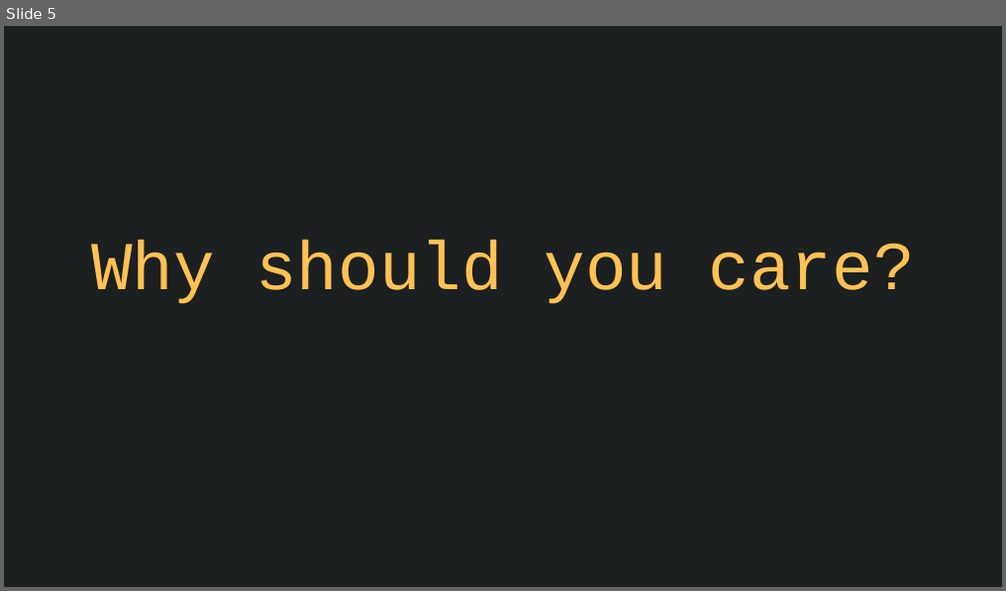
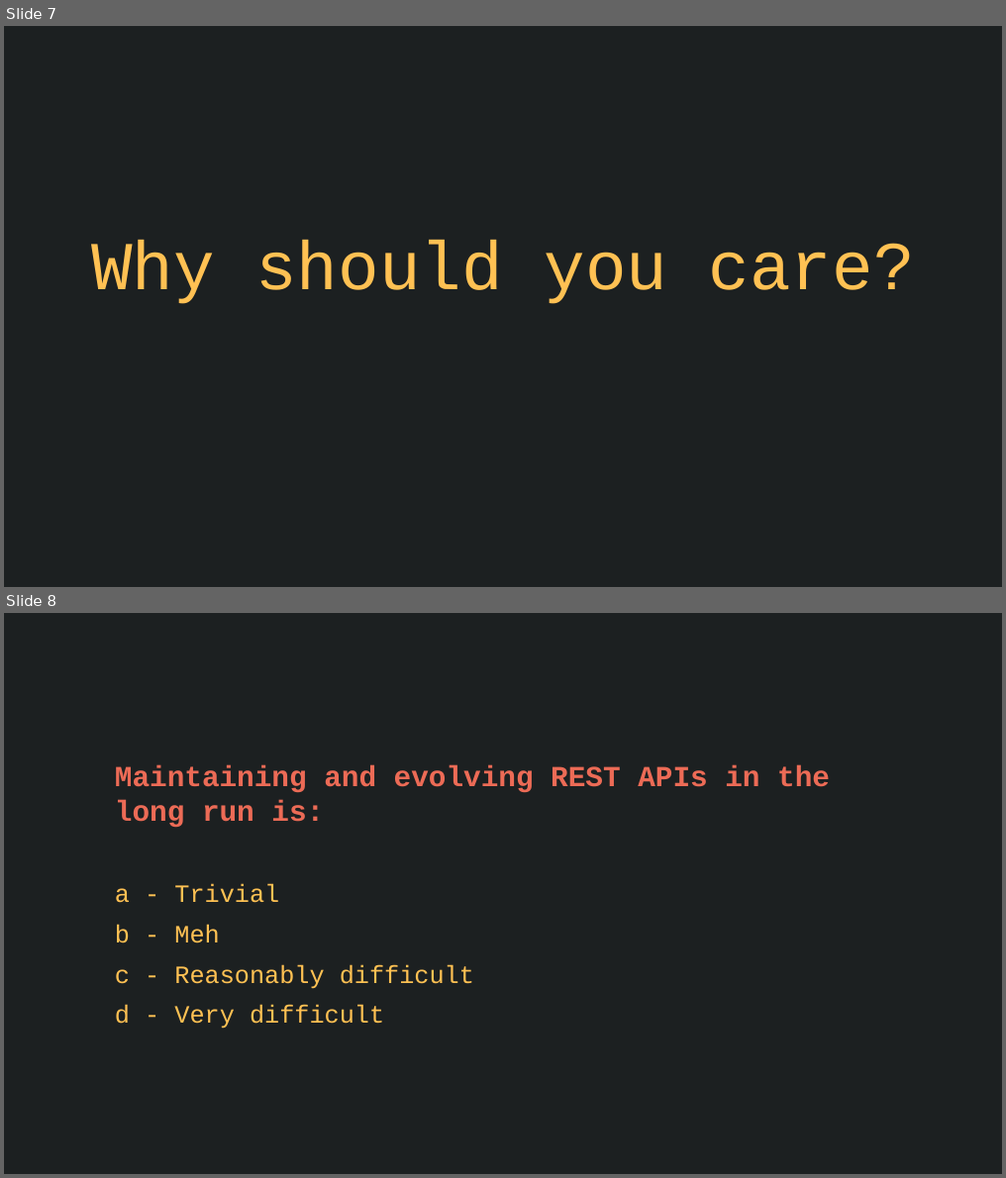
Before and after one commit to nafeu-pelmorex/pa-graphql-lnl, a slide deck: GraphQL-LNL.pptx. Shown one above the other, each under a label of ours: slide 5 before the commit, slides 7 and 8 after it. The pictures are 1006x591 and 1006x1178 pixels, drawn with LibreOffice and Linux fonts; fonts in the diff are those of the drawing. Boxes give left, top, right and bottom in pixels: in the first picture for what was removed or moved away, otherwise in the second. Text is boxed around its words. In the diff, an @@ line names an element or a change of style, - is before the commit and + after.

```diff
--- a/GraphQL-LNL.pptx
+++ b/GraphQL-LNL.pptx
@@ slide 8 added at (4, 613, 1002, 1174), background #1C2021 @@
@@ subtitle added at (115, 765, 830, 1029), 24 pt, text #FFC153 @@
+Maintaining and evolving REST APIs in the long run is:
+a - Trivial
+b - Meh
+c - Reasonably difficult
+d - Very difficult
@@ what was slide 5 is now slide 7 @@
```
Also in this commit, not shown: 3 slides changed, 6 other slides added, 2 slides removed, 1 other file.
